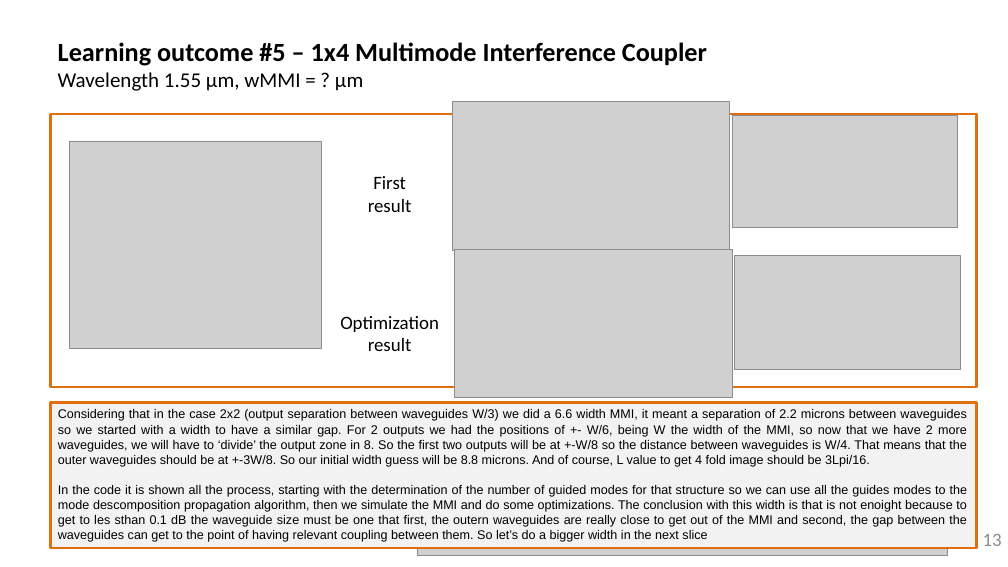
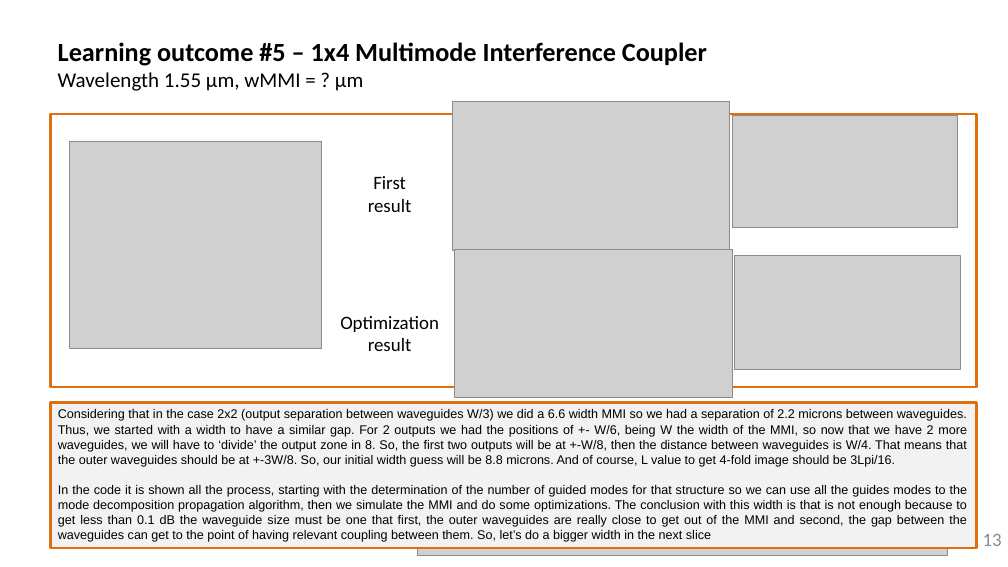
Before and after one commit to DBAEASE/pic-upv-lab2, a slide deck: slide 13 of LabBook_20.pptx. Drawn at 1008x567 pixels with LibreOffice and Linux fonts; fonts in the diff are those of the drawing; grey boxes stand for pictures; background and template pictures are left out. Boxes give left, top, right and bottom in pixels: in the first picture for what was removed or moved away, otherwise in the second. Text is boxed around its words. In the diff, an @@ line names an element or a change of style, - is before the commit and + after.

```diff
--- a/LabBook_20.pptx
+++ b/LabBook_20.pptx
@@ text in rectangle at (58, 409, 967, 542): text changed @@
-Considering that in the case 2x2 (output separation between waveguides W/3) we did a 6.6 width MMI, it meant a separation of 2.2 microns between waveguides so we started with a width to have a similar gap. For 2 outputs we had the positions of +- W/6, being W the width of the MMI, so now that we have 2 more waveguides, we will have to ‘divide’ the output zone in 8. So the first two outputs will be at +-W/8 so the distance between waveguides is W/4. That means that the outer waveguides should be at +-3W/8. So our initial width guess will be 8.8 microns. And of course, L value to get 4 fold image should be 3Lpi/16.
-In the code it is shown all the process, starting with the determination of the number of guided modes for that structure so we can use all the guides modes to the mode descomposition propagation algorithm, then we simulate the MMI and do some optimizations. The conclusion with this width is that is not enoight because to get to les sthan 0.1 dB the waveguide size must be one that first, the outern waveguides are really close to get out of the MMI and second, the gap between the waveguides can get to the point of having relevant coupling between them. So let’s do a bigger width in the next slice
+Considering that in the case 2x2 (output separation between waveguides W/3) we did a 6.6 width MMI so we had a separation of 2.2 microns between waveguides. Thus, we started with a width to have a similar gap. For 2 outputs we had the positions of +- W/6, being W the width of the MMI, so now that we have 2 more waveguides, we will have to ‘divide’ the output zone in 8. So, the first two outputs will be at +-W/8, then the distance between waveguides is W/4. That means that the outer waveguides should be at +-3W/8. So, our initial width guess will be 8.8 microns. And of course, L value to get 4-fold image should be 3Lpi/16.
+In the code it is shown all the process, starting with the determination of the number of guided modes for that structure so we can use all the guides modes to the mode decomposition propagation algorithm, then we simulate the MMI and do some optimizations. The conclusion with this width is that is not enough because to get less than 0.1 dB the waveguide size must be one that first, the outer waveguides are really close to get out of the MMI and second, the gap between the waveguides can get to the point of having relevant coupling between them. So, let’s do a bigger width in the next slice
```
Also in this commit, not shown: 10 other slides changed, 2 slides added, 1 slide removed, 1 other file.
